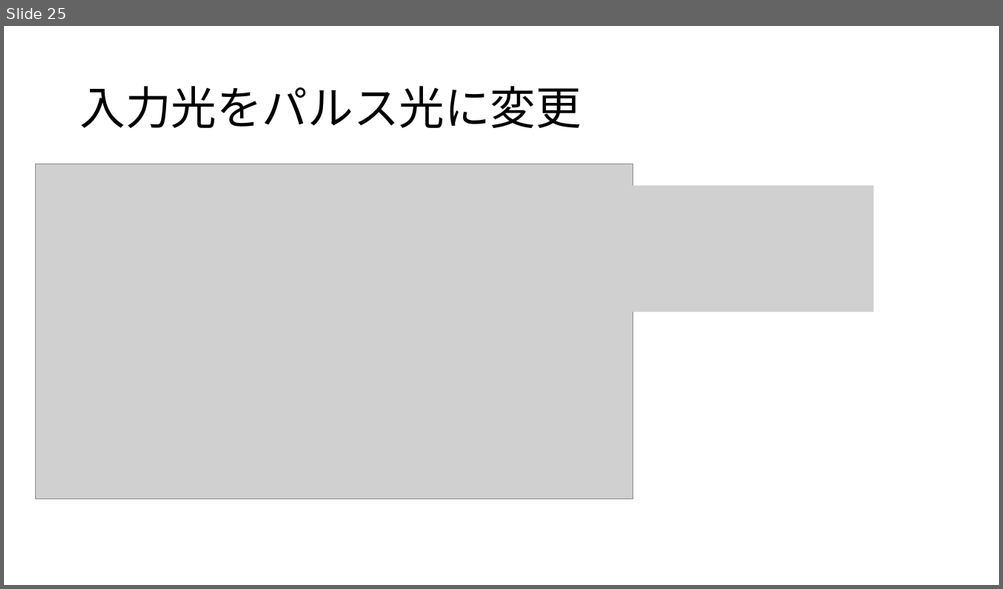
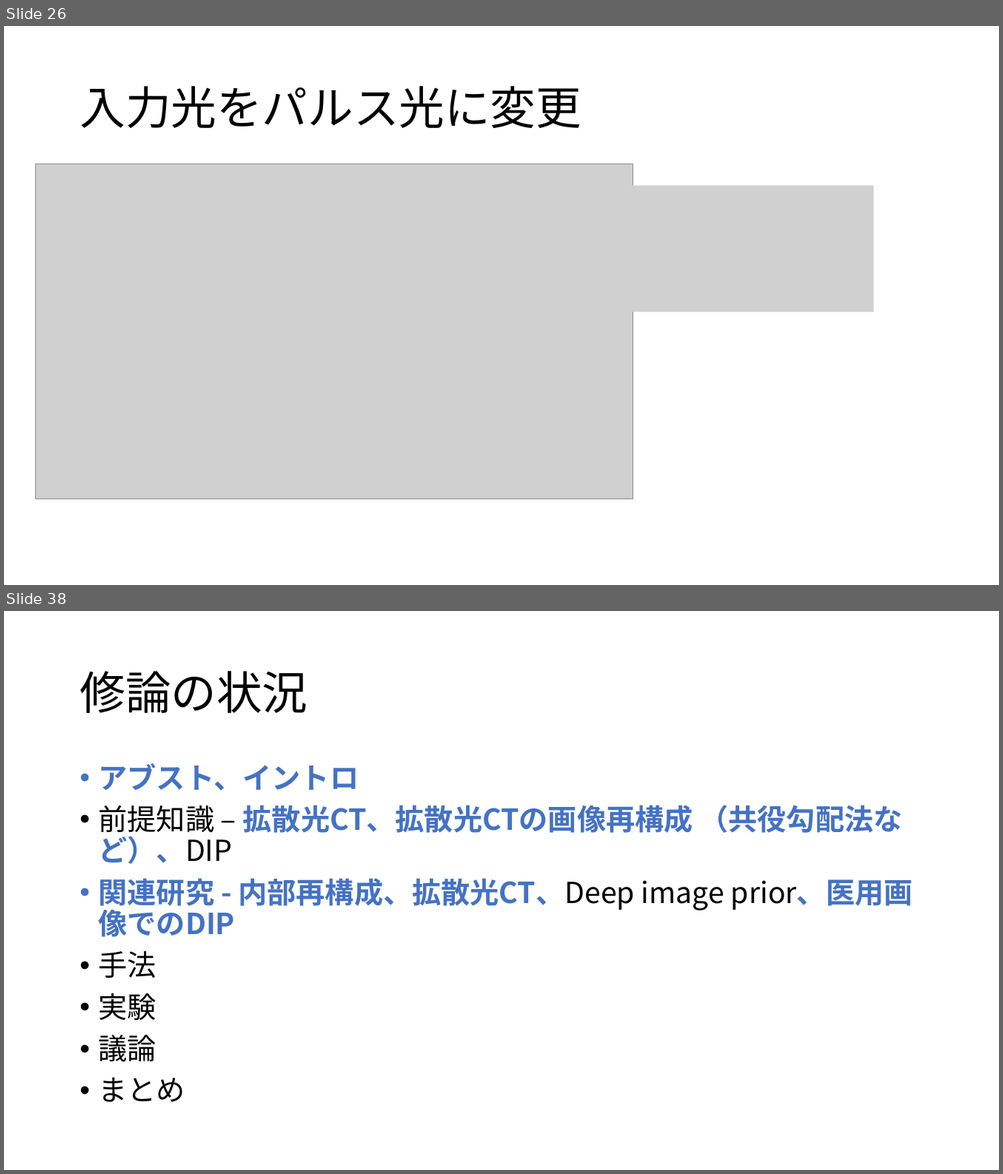
Before and after one commit to atuyoti/dot, a slide deck: slide/0519.pptx. Shown one above the other, each under a label of ours: slide 25 before the commit, slides 26 and 38 after it; the slides between them are not shown. The pictures are 1003x589 and 1003x1174 pixels, drawn with LibreOffice and Linux fonts; fonts in the diff are those of the drawing; grey boxes stand for pictures. Boxes give left, top, right and bottom in pixels: in the first picture for what was removed or moved away, otherwise in the second. Text is boxed around its words. In the diff, an @@ line names an element or a change of style, - is before the commit and + after.

```diff
--- a/slide/0519.pptx
+++ b/slide/0519.pptx
@@ slide 38 added at <box>4,611,999,1170</box>, background #FFFFFF @@
@@ title added at <box>79,671,307,713</box>, 44 pt, text #000000 @@
+修論の状況
@@ text added at <box>99,763,913,1102</box>, 28 pt, text #4472C4, bold @@
+• アブスト、イントロ
+• 前提知識 – 拡散光CT、拡散光CTの画像再構成 （共役勾配法など）、DIP
+• 関連研究 - 内部再構成、拡散光CT、Deep image prior、医用画像でのDIP
+• 手法
+• 実験
+• 議論
+• まとめ
@@ what was slide 25 is now slide 26 @@
```
Also in this commit, not shown: 3 slides changed, 20 other slides added.
